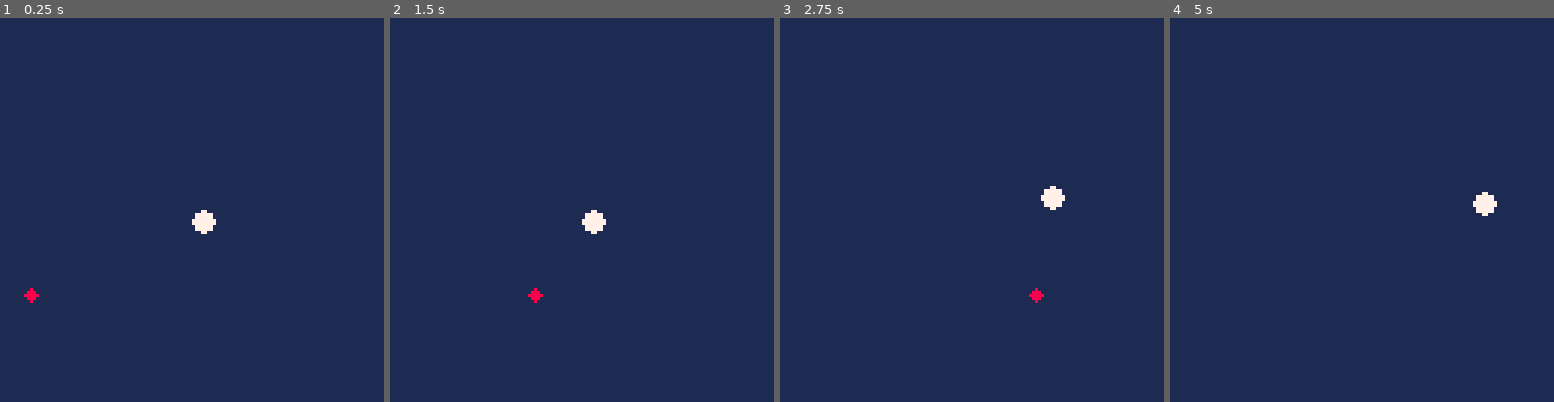
Above: before the commit, frames 1-4 (left to right).
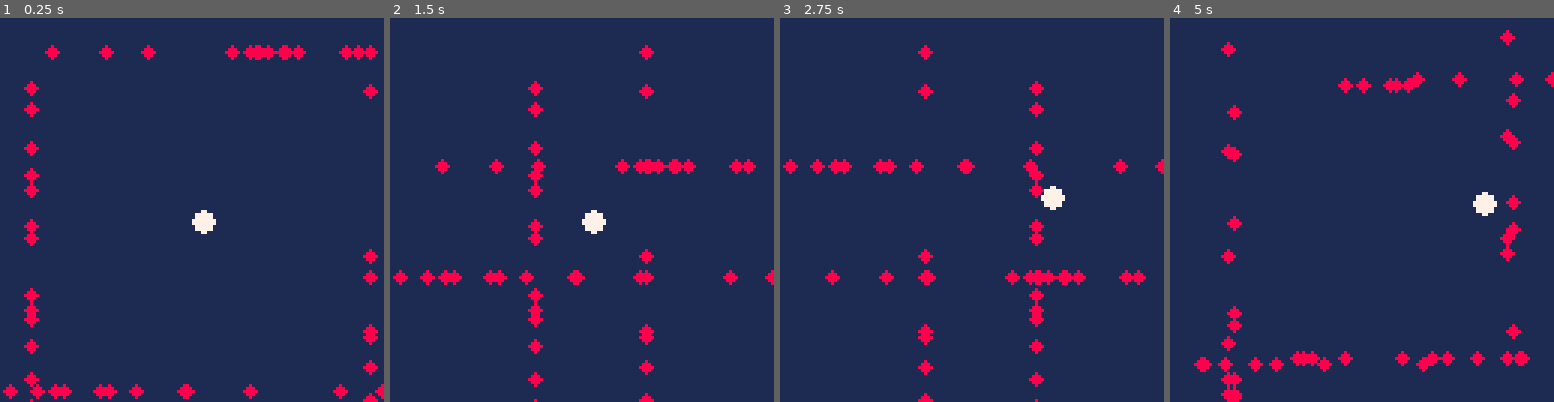
Above: after the commit, the same moments.

Repository: ESmyth-dev/pico8-bullet-hell
Game: PICO-8 cartridge bullet_hell.p8
The game is run twice, just before and just after one commit, with the same random seed, the same clock (stepped at 60 frames per second) and the same inputs.
Inputs:
- Up to frame 1 (0.25 s): no input
- Up to frame 2 (1.5 s): no input
- Up to frame 3 (2.75 s): hold Right 1.6-2.1 s; hold Up 2.15-2.42 s; hold Right from 2.47 s (still down)
- Up to frame 4 (5 s): release Right at 3.03 s; hold Left 3.08-3.58 s; hold Down 3.63-3.97 s; hold Right 4.02-4.68 s; hold Up from 4.73 s (still down)

The runs differ from the first frame. In frame 1, 3.2% of the frame differs, in the area x 0-100%, y 7-100%; in frame 2, 3.1%; in frame 3, 3.1%; in frame 4, 3.6%, in the area x 6-100%, y 3-100%.

Commit message:
Add variable number of bullets

Diff:
--- a/bullet_hell.p8
+++ b/bullet_hell.p8
@@ -3,26 +3,48 @@
 __lua__
 player_x = 64
 player_y = 64
-bullet_active = false
+
+num_of_bullets = 50
+
+function init_bullets(num_of_bullets)
+	bullet_active = {}
+	bullet_side = {}
+	bullet_spawn = {}
+	bullet_progress = {}
+
+	for i=1,num_of_bullets do
+		bullet_active[i] = false
+		bullet_side[i] = 0
+		bullet_spawn[i] = 0
+		bullet_progress[i] = 0
+	end
+end
+
+
+init_bullets(num_of_bullets)
 
 function _update()
 	update_player()
 
-	if (not bullet_active) then
-		respawn_bullet()
+	for i=1, num_of_bullets do
+		if (not bullet_active[i]) then
+			respawn_bullet(i)
 
-	else
-		move_bullet()
-	end
+		else
+			move_bullet(i)
+		end
 
-	if bullet_progress > 130 or bullet_progress < -5 then
-		bullet_active = false
+		if bullet_progress[i] > 130 or bullet_progress[i] < -5 then
+		bullet_active[i] = false
+		end
 	end
 end
 
 function _draw()
 	draw_player()
-	draw_bullet()
+	for i=1, num_of_bullets do
+		draw_bullet(i)
+	end
 end
 
 
@@ -33,40 +55,44 @@
 	if (btn(3) and player_y < 120) then player_y += 1 end
 end
 
-function respawn_bullet()
-	bullet_side = flr(rnd(4))
-	bulletspawn_pos = flr(rnd(128))
-	bullet_active = true
-	if bullet_side==1 or bullet_side ==3 then
-	bullet_progress = 127
+
+function respawn_bullet(index)
+	bullet_side[index] = flr(rnd(4))
+	bullet_spawn[index] = flr(rnd(128))
+	bullet_active[index] = true
+	if bullet_side[index] == 1 or bullet_side[index] ==3 then
+	bullet_progress[index] = 127
 	else
-		bullet_progress = 0
+		bullet_progress[index] = 0
 	end
 end
 
-function move_bullet()
-	if bullet_side==0 or bullet_side==2 then
-				bullet_progress += 1
 
-	elseif bullet_side==1 or bullet_side==3 then
-			bullet_progress -= 1
+function move_bullet(index)
+	if bullet_side[index] == 0 or bullet_side[index]==2 then
+				bullet_progress[index] += 1
+
+	elseif bullet_side[index]==1 or bullet_side[index] ==3 then
+			bullet_progress[index] -= 1
 	end
 end
 
-function draw_bullet()
-	if bullet_side==0
-		then spr(2, bullet_progress, bulletspawn_pos)
 
-	elseif bullet_side==1
-		then spr(2, bullet_progress, bulletspawn_pos)
+function draw_bullet(index)
+	if bullet_side[index] ==0
+		then spr(2, bullet_progress[index], bullet_spawn[index])
 
-	elseif bullet_side==2
-		then spr(2, bulletspawn_pos, bullet_progress)
+	elseif bullet_side[index]==1
+		then spr(2, bullet_progress[index], bullet_spawn[index])
+
+	elseif bullet_side[index]==2
+		then spr(2, bullet_spawn[index], bullet_progress[index])
 
 	else
-		spr(2, bulletspawn_pos, bullet_progress)
+		spr(2, bullet_spawn[index], bullet_progress[index])
 	end
 end
+
 
 function draw_player()
 	cls(1)
